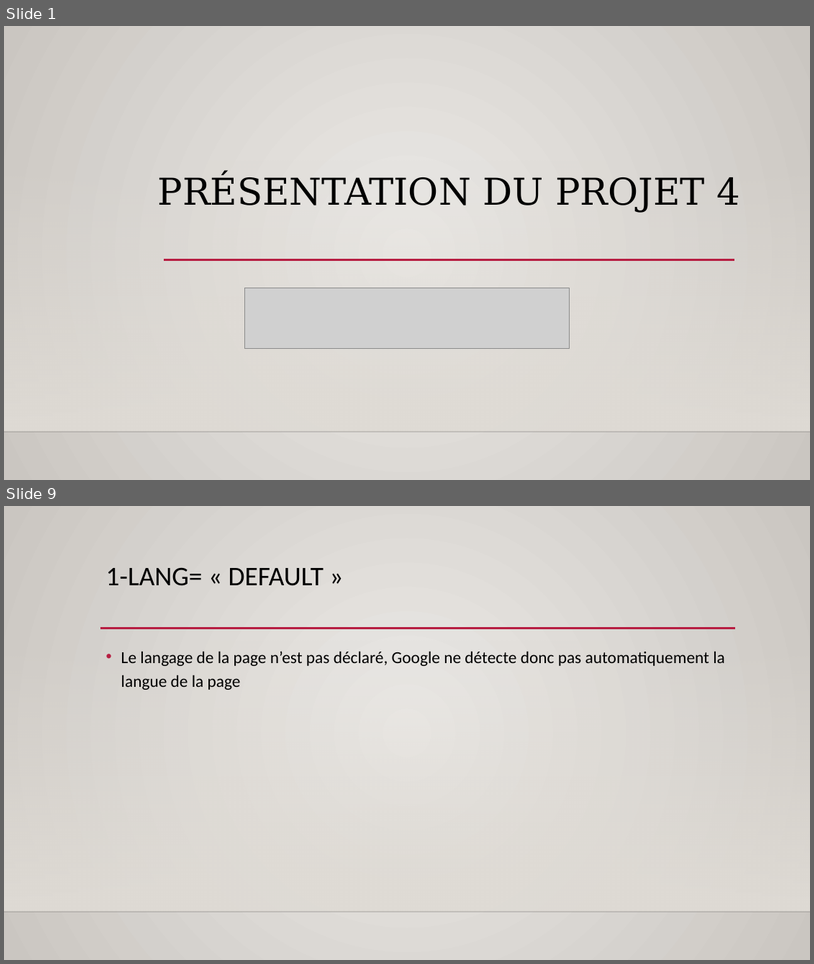
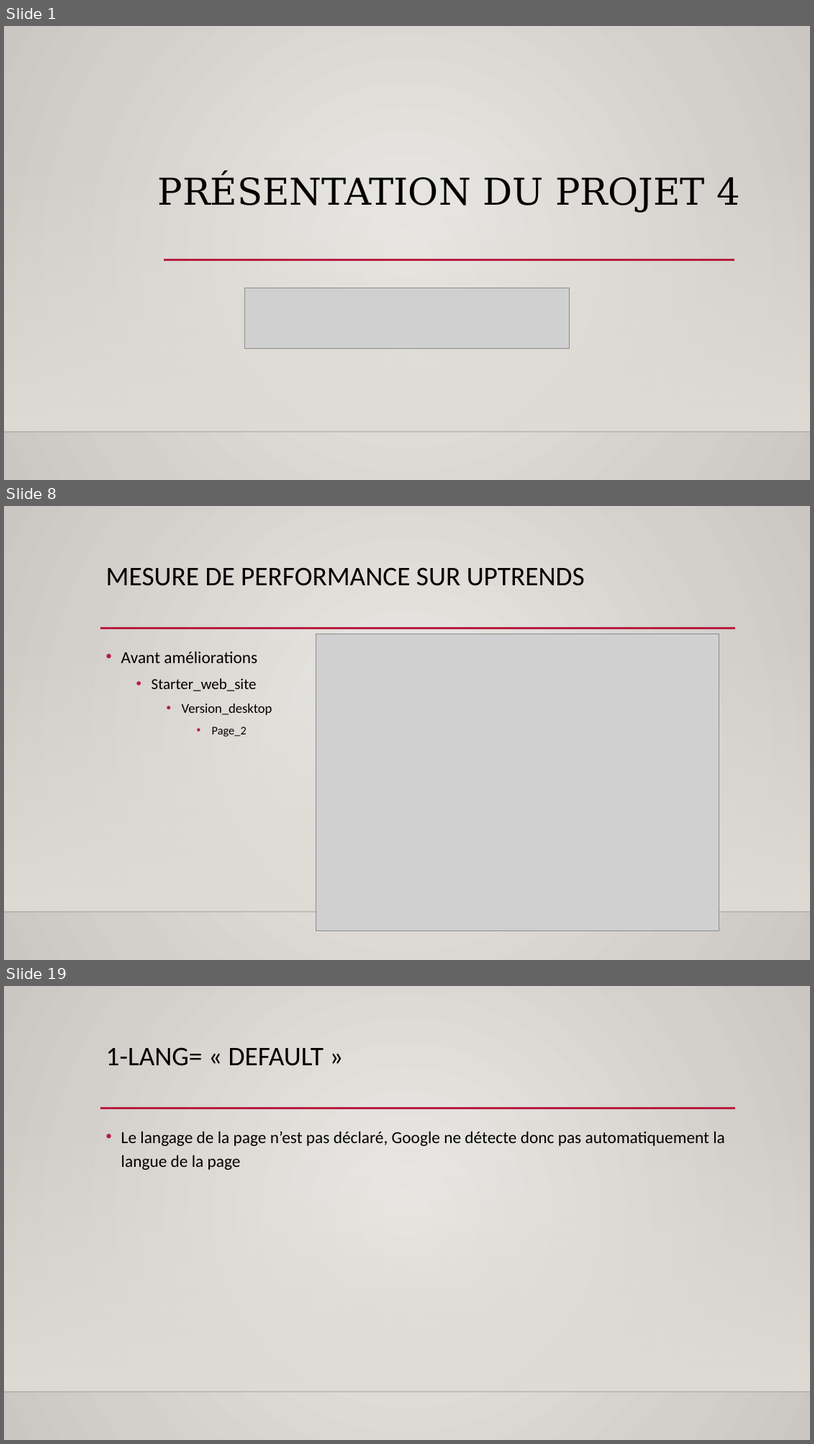
Before and after one commit to o-said/projet-4-la_chouette_agence, a slide deck: audit/Présentation du projet 4.pptx. Shown one above the other, each under a label of ours: slides 1 and 9 before the commit, slides 1, 8 and 19 after it; the slides between them are not shown. The pictures are 814x964 and 814x1444 pixels, drawn with LibreOffice and Linux fonts; fonts in the diff are those of the drawing; grey boxes stand for pictures; background and template pictures are left out. Boxes give left, top, right and bottom in pixels: in the first picture for what was removed or moved away, otherwise in the second. Text is boxed around its words. In the diff, an @@ line names an element or a change of style, - is before the commit and + after.

```diff
--- a/audit/Présentation du projet 4.pptx
+++ b/audit/Présentation du projet 4.pptx
@@ slide 8 added at (4, 506, 810, 960), background gradient #ECEAE7 to #CAC7C1; not listed: 3 template elements that a slide beside it also shows @@
@@ title added at (106, 567, 585, 586), 32 pt, text #000000 @@
+MESURE DE PERFORMANCE SUR UPTRENDS
@@ picture added at (316, 633, 719, 930) @@
@@ text added at (121, 651, 273, 736), 20 pt, text #000000 @@
+• Avant améliorations
+  • Starter_web_site
+    • Version_desktop
+      • Page_2
@@ what was slide 9 is now slide 19 @@
```
Also in this commit, not shown: 8 slides changed, 9 other slides added, 2 other files.
